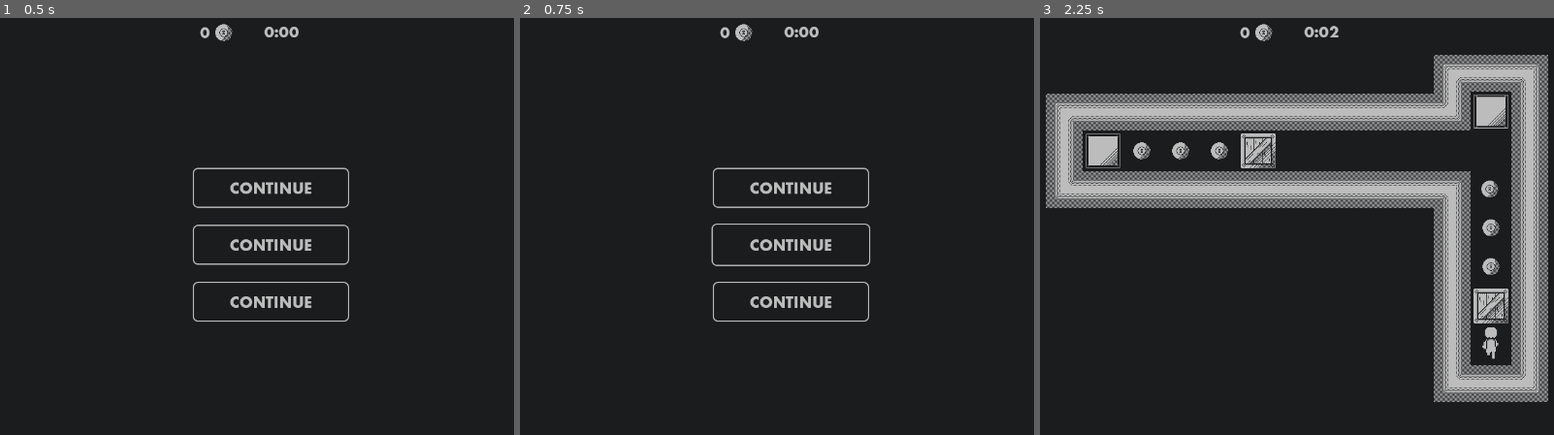
Above: before the commit, frames 1-3 (left to right).
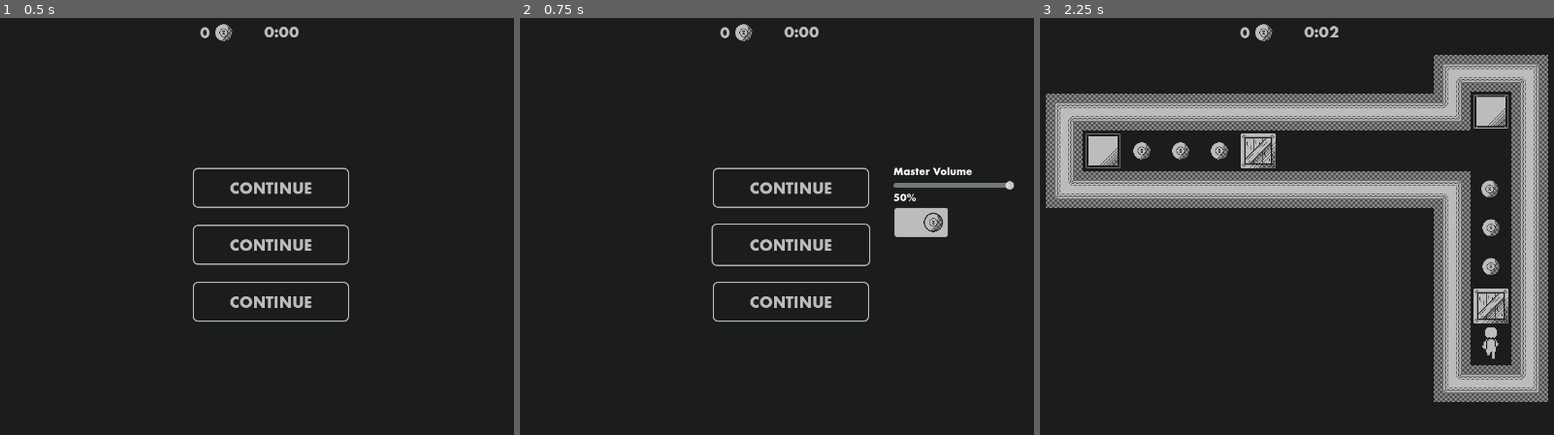
Above: after the commit, the same moments.

Repository: ParryTotato/1BitJam2025
Game: Godot game, scene res://Scenes/Main/main.tscn
Two runs of this game, one before a commit and one after it. Both use one fixed random seed, a clock stepped at 60 frames per second and the inputs below.
Inputs (mouse positions are in pixels of both pictures, inside the frame that each line leads up to):
- Up to frame 1 (0.5 s): no input
- Up to frame 2 (0.75 s): click (792, 243) at 0.5 s
- Up to frame 3 (2.25 s): click (1471, 222) at 1.27 s; click (1312, 188) at 2 s

Frame 1 is identical in both runs. In frame 2, 1.2% of the frame differs, in the area x 72-97%, y 35-53%; in frame 3, nothing differs.

Commit message:
incredibly trash audio settings attempt

Diff:
--- a/Scenes/Main/Scripts/main.gd
+++ b/Scenes/Main/Scripts/main.gd
@@ -13,7 +13,6 @@
 func _ready():
 	show_main_menu()
 
-	Messenger.game_starting.connect(on_game_start)
 	Messenger.game_continued.connect(_on_game_continued)
 	Messenger.level_completed.connect(_on_level_completed)
 	Messenger.coin_collected.connect(_on_coin_collected)
@@ -23,7 +22,7 @@
 	upgrade_shop.visible = false
 	game.visible = false
 
-func on_game_start() -> void:
+func start_game() -> void:
 	main_menu.visible = false
 	game.visible = true
 
--- a/Scenes/MainMenu/Scripts/main_menu.gd
+++ b/Scenes/MainMenu/Scripts/main_menu.gd
@@ -1,11 +1,31 @@
 extends Control
 
+@onready var settings_panel = $SettingsPanel
+
+func _ready():
+	settings_panel.visible = false
+	$SettingsPanel/VolumeSlider.value = \
+	db_to_linear(AudioServer.get_bus_volume_db(AudioServer.get_bus_index("Master")))*100
+
+	$SettingsPanel/VolumeSlider.value_changed.connect(_on_volume_changed)
+
 func _on_start_game():
-	Messenger.game_starting.emit()
+	get_parent().get_parent().start_game()
 
 func _on_settings_clicked():
-	# Do the settings stuff
-	pass
+	settings_panel.visible = true
+
+func _on_volume_changed(value: float):
+	print(value)
+	var db = linear_to_db(value / 100.0)
+	AudioServer.set_bus_volume_db(
+		AudioServer.get_bus_index("Master"),
+		db
+	)
+	$SettingsPanel/VolumeValueLabel.text = "%d%%" % value
+
+func _on_settings_back_button_clicked():
+	settings_panel.visible = false
 
 func _on_game_quit():
 	get_tree().quit()
--- a/Scenes/MainMenu/main_menu.tscn
+++ b/Scenes/MainMenu/main_menu.tscn
@@ -1,9 +1,12 @@
-[gd_scene load_steps=5 format=3 uid="uid://p5r8m728jooc"]
+[gd_scene load_steps=8 format=3 uid="uid://p5r8m728jooc"]
 
+[ext_resource type="Texture2D" uid="uid://f4bq3pumhco3" path="res://Scenes/UpgradeShop/Assets/Art/btn_shop_normal.png" id="1_0qgbs"]
 [ext_resource type="Script" uid="uid://ca2nfae8kyxdt" path="res://Scenes/MainMenu/Scripts/main_menu.gd" id="1_adu2g"]
 [ext_resource type="Texture2D" uid="uid://brio6fyoshhsy" path="res://Scenes/UpgradeShop/Assets/Art/btn_continue.png" id="2_adu2g"]
 [ext_resource type="Texture2D" uid="uid://c86udavrvjk1y" path="res://Scenes/UpgradeShop/Assets/Art/btn_continue_pressed.png" id="3_0l8wx"]
 [ext_resource type="Texture2D" uid="uid://cm0xhtk4vr4bi" path="res://Scenes/UpgradeShop/Assets/Art/btn_continue_hovered.png" id="4_2r307"]
+[ext_resource type="Texture2D" uid="uid://dc7yje16gfpgo" path="res://Scenes/UpgradeShop/Assets/Art/btn_shop_pressed.png" id="6_n5jej"]
+[ext_resource type="Texture2D" uid="uid://0lqfuxg4uaph" path="res://Scenes/UpgradeShop/Assets/Art/btn_shop_hovered.png" id="7_2r307"]
 
 [node name="Mainmenu" type="Control"]
 layout_mode = 3
@@ -39,6 +42,33 @@
 texture_pressed = ExtResource("3_0l8wx")
 texture_hover = ExtResource("4_2r307")
 
+[node name="SettingsPanel" type="VBoxContainer" parent="."]
+layout_mode = 1
+offset_left = 800.0
+offset_top = 250.0
+offset_right = 1000.0
+offset_bottom = 550.0
+metadata/_edit_group_ = true
+
+[node name="Master Volume" type="Label" parent="SettingsPanel"]
+layout_mode = 2
+text = "Master Volume"
+
+[node name="VolumeSlider" type="HSlider" parent="SettingsPanel"]
+layout_mode = 2
+value = 50.0
+
+[node name="VolumeValueLabel" type="Label" parent="SettingsPanel"]
+layout_mode = 2
+text = "50%"
+
+[node name="BackButton" type="TextureButton" parent="SettingsPanel"]
+layout_mode = 2
+texture_normal = ExtResource("1_0qgbs")
+texture_pressed = ExtResource("6_n5jej")
+texture_hover = ExtResource("7_2r307")
+
 [connection signal="pressed" from="VBoxContainer/PlayGame" to="." method="_on_start_game"]
 [connection signal="pressed" from="VBoxContainer/Settings" to="." method="_on_settings_clicked"]
 [connection signal="pressed" from="VBoxContainer/Quit Game" to="." method="_on_game_quit"]
+[connection signal="pressed" from="SettingsPanel/BackButton" to="." method="_on_settings_back_button_clicked"]
--- a/Scripts/messenger.gd
+++ b/Scripts/messenger.gd
@@ -23,6 +23,3 @@
 signal level_reset
 signal level_completed(level)
 signal level_loaded()
-
-# Game starting
-signal game_starting
